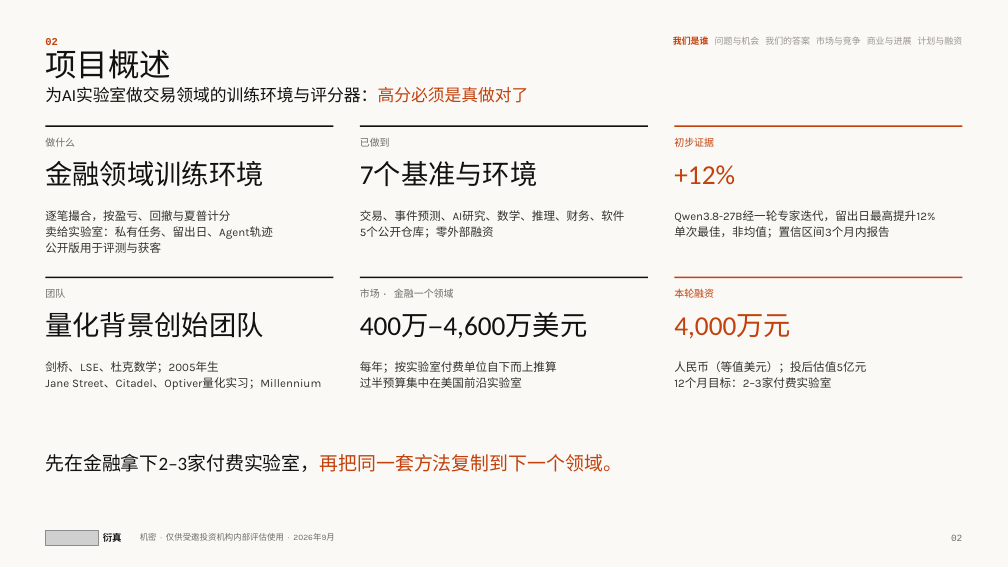
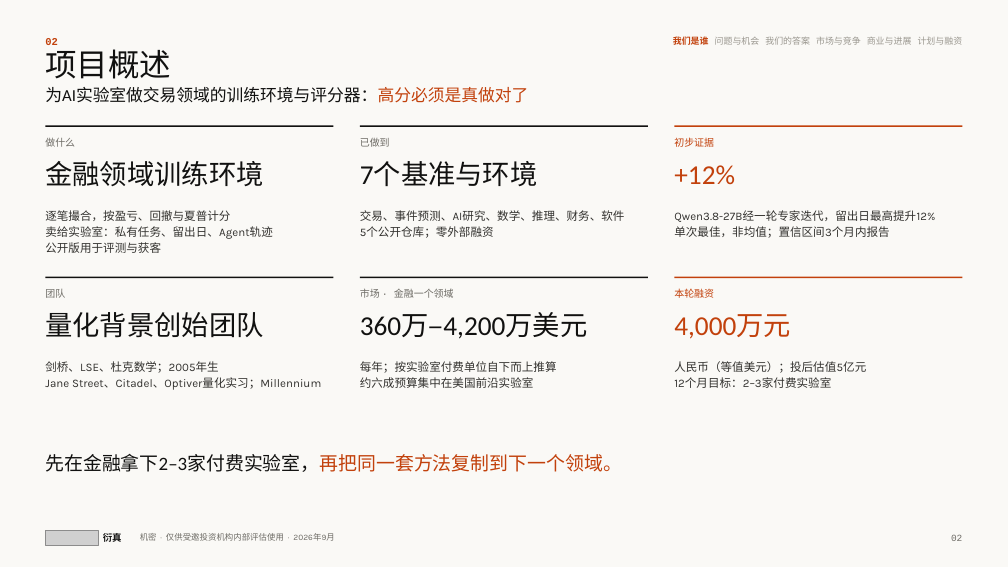
Before and after one commit to wangchen0802/Delta1, a slide deck: slide 2 of SimReal-BP-v33.pptx. Drawn at 1008x567 pixels with LibreOffice and Linux fonts; fonts in the diff are those of the drawing; grey boxes stand for pictures. Boxes give left, top, right and bottom in pixels: in the first picture for what was removed or moved away, otherwise in the second. Text is boxed around its words. In the diff, an @@ line names an element or a change of style, - is before the commit and + after.

```diff
--- a/SimReal-BP-v33.pptx
+++ b/SimReal-BP-v33.pptx
@@ text at [360, 313, 588, 339]: text changed @@
-400万–4,600万美元
+360万–4,200万美元
@@ text at [360, 377, 534, 388]: text changed @@
-过半预算集中在美国前沿实验室
+约六成预算集中在美国前沿实验室
```
Also in this commit, not shown: 3 other slides changed, 5 other files.
